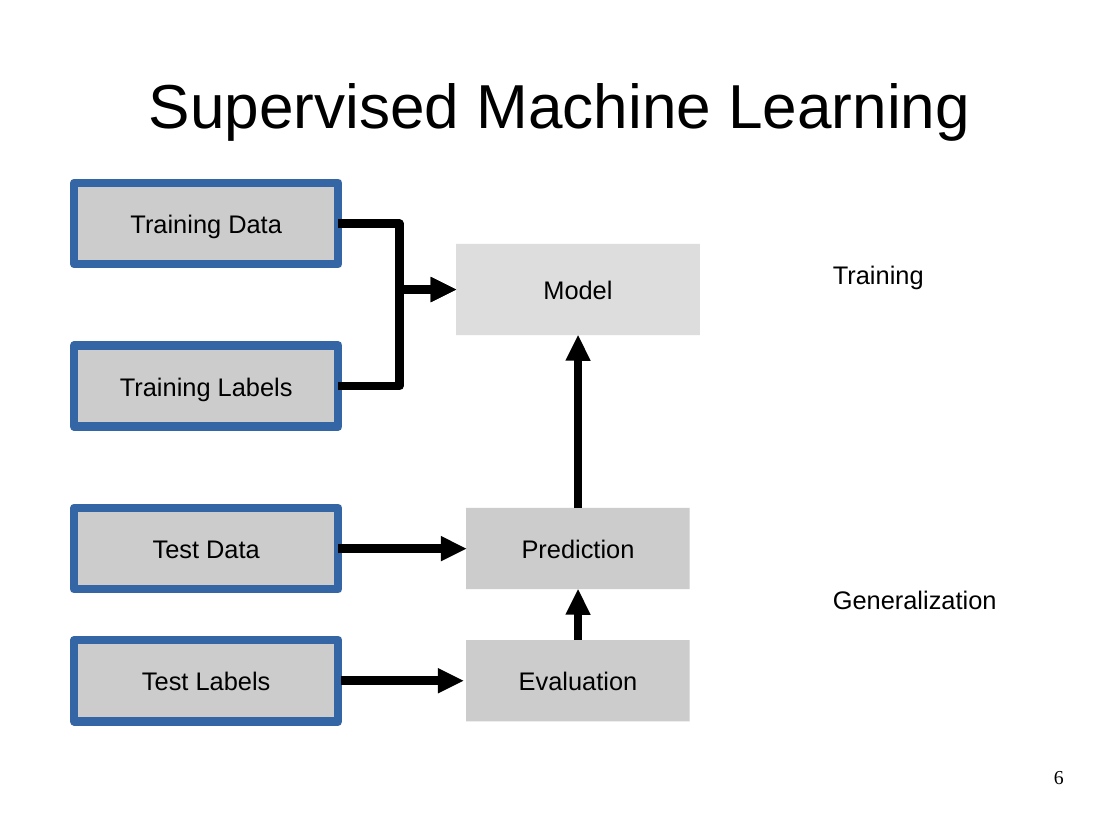
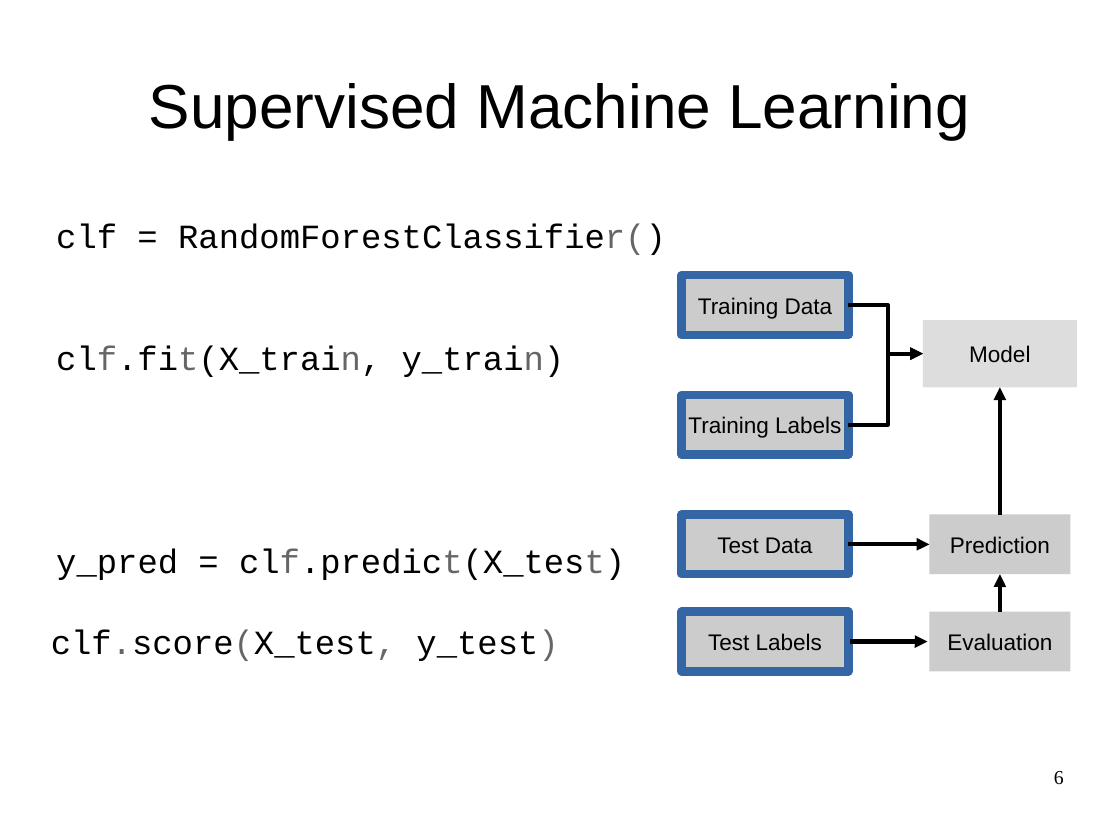
Before and after one commit to amueller/talks_odt, a slide deck: slide 6 of nyc-open-data-2015-andvanced-sklearn.odp. Drawn at 1120x840 pixels with LibreOffice and Linux fonts; fonts in the diff are those of the drawing. Boxes give left, top, right and bottom in pixels: in the first picture for what was removed or moved away, otherwise in the second. Text is boxed around its words. In the diff, an @@ line names an element or a change of style, - is before the commit and + after.

Commit message:
nyc-open-data-polish

```diff
--- a/nyc-open-data-2015-andvanced-sklearn.odp
+++ b/nyc-open-data-2015-andvanced-sklearn.odp
@@ text added at [56, 223, 666, 580], 24 pt, text #000000 @@
+clf = RandomForestClassifier()
+clf.fit(X_train, y_train)
+y_pred = clf.predict(X_test)
@@ elbow arrow removed from (338, 224) to (456, 290) @@
@@ text removed at [833, 265, 924, 289] @@
-Training
@@ elbow arrow removed from (338, 386) to (456, 290) @@
@@ rectangle "Training Data": place and size @@
-rectangle "Training Data" at [74, 183, 338, 264]
+rectangle "Training Data" at [682, 275, 849, 335]
@@ elbow arrow added from (849, 305) to (923, 354), #000000 3 pt @@
@@ rectangle "Model": place and size @@
-rectangle "Model" at [456, 244, 700, 335]
+rectangle "Model" at [923, 320, 1077, 387]
@@ elbow arrow removed from (578, 508) to (578, 335) @@
@@ elbow arrow added from (849, 425) to (923, 354), #000000 3 pt @@
@@ elbow arrow added from (1000, 514) to (1000, 387), #000000 3 pt @@
@@ rectangle "Training Labels": place and size @@
-rectangle "Training Labels" at [74, 346, 338, 427]
+rectangle "Training Labels" at [682, 395, 849, 455]
@@ rectangle "Test Data": place and size @@
-rectangle "Test Data" at [74, 508, 338, 589]
+rectangle "Test Data" at [682, 514, 849, 574]
@@ rectangle "Prediction": place and size @@
-rectangle "Prediction" at [466, 508, 690, 589]
+rectangle "Prediction" at [930, 514, 1071, 574]
@@ elbow arrow removed from (338, 549) to (466, 549) @@
@@ elbow arrow added from (849, 545) to (930, 545), #000000 3 pt @@
@@ elbow arrow removed from (578, 640) to (578, 589) @@
@@ text removed at [833, 590, 997, 610] @@
-Generalization
@@ elbow arrow added from (1000, 612) to (1000, 574), #000000 3 pt @@
@@ text added at [51, 629, 558, 661], 24 pt, text #000000 @@
+clf.score(X_test, y_test)
@@ rectangle "Test Labels": place and size @@
-rectangle "Test Labels" at [74, 640, 338, 722]
+rectangle "Test Labels" at [682, 612, 849, 672]
@@ size 18 to 16 pt in 7 elements at [682, 275, 849, 335], [682, 514, 849, 574], [682, 395, 849, 455], [923, 320, 1077, 387], [930, 514, 1071, 574], [682, 612, 849, 672], [930, 612, 1071, 672] @@
@@ rectangle "Evaluation": place and size @@
-rectangle "Evaluation" at [466, 640, 690, 722]
+rectangle "Evaluation" at [930, 612, 1071, 672]
@@ elbow arrow added from (851, 641) to (928, 641), #000000 3 pt @@
@@ elbow arrow removed from (341, 681) to (463, 681) @@
```
Also in this commit, not shown: 58 other slides changed, 1 slide added, 5 slides removed.
